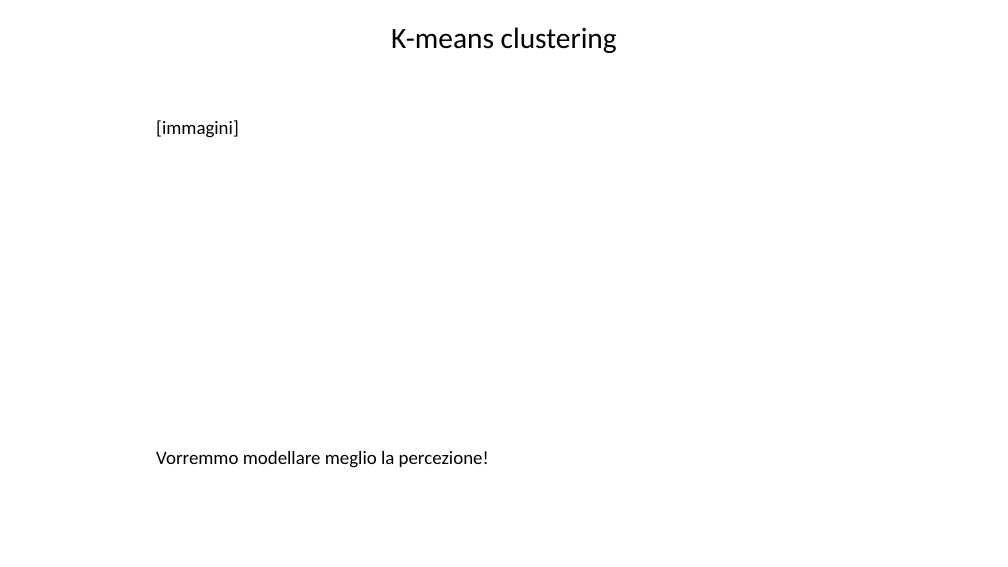
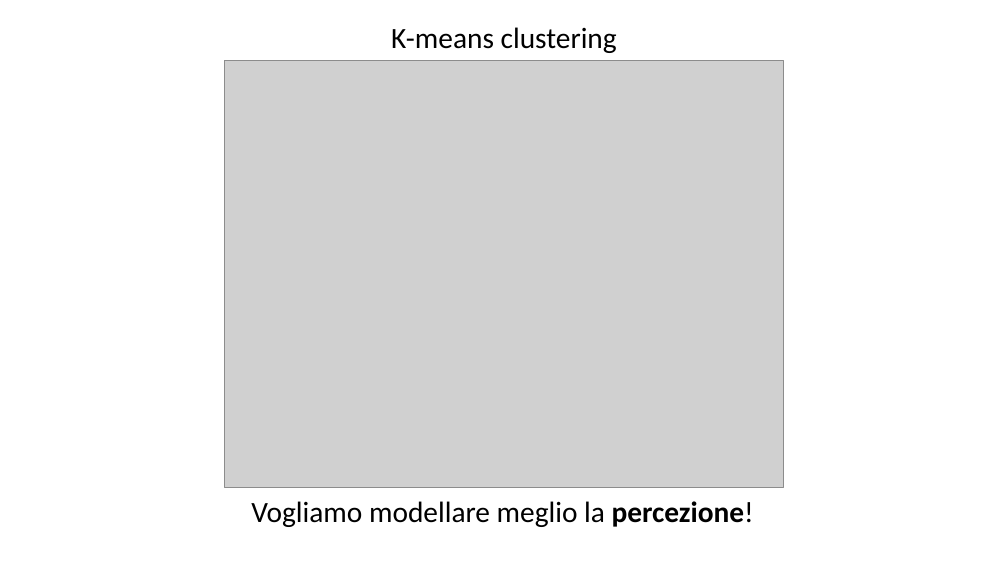
Before and after one commit to Teolul/Dot_Patterns_Perceptual_Grouping_RDG_vs_K-means, a slide deck: slide 8 of presentation.pptx (slide 7 before the commit). Drawn at 1008x567 pixels with LibreOffice and Linux fonts; fonts in the diff are those of the drawing; grey boxes stand for pictures; background and template pictures are left out. Boxes give left, top, right and bottom in pixels: in the first picture for what was removed or moved away, otherwise in the second. Text is boxed around its words. In the diff, an @@ line names an element or a change of style, - is before the commit and + after.

```diff
--- a/presentation.pptx
+++ b/presentation.pptx
@@ picture added at (225, 60, 784, 487) @@
@@ text removed at (156, 120, 239, 138) @@
-[immagini]
@@ text at (251, 501, 754, 527): text changed; size 18 to 28 pt @@
-Vorremmo modellare meglio la percezione!
+Vogliamo modellare meglio la percezione!
```
Also in this commit, not shown: 3 other slides changed, 2 slides added, 7 other files.
